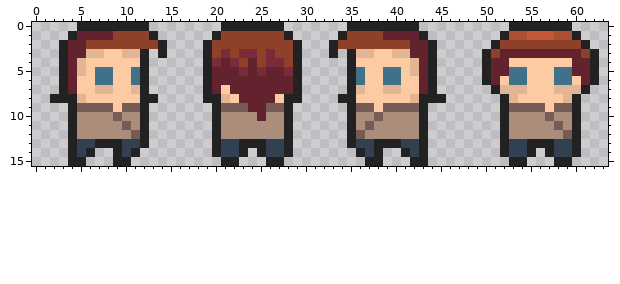
A pixel-art file gets an edit: Assets/Assets/Character Models/MaybePlayerr/sPlayer_strip4.aseprite. That is the earlier state.
64x16 pixels, 1 frame. Colours within 5 levels of each other are drawn and written as one.
After:
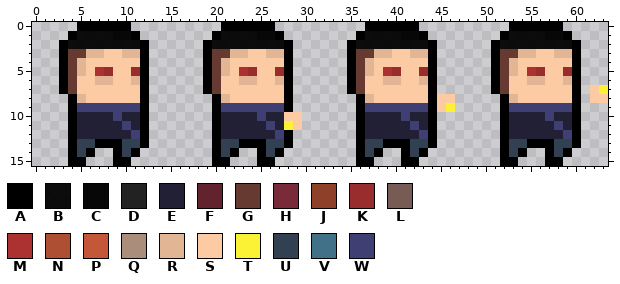
Palette (. is transparent): A #000000  B #070707f9  C #070707  D #222222  E #222034  F #62232f  G #663931  H #792b3a  J #8f4029  K #992c2c  L #775c55  M #ac3232  N #ae4e32  P #c35738  Q #aa8d7a  R #e2b694  S #fccba3  T #fbf236  U #314152  V #417089  W #3f3f74
Diff:
Changed rows in their new state; - is an unchanged pixel.
first column x 2:
 0 ---AAAAAA..--------AAAAAA.-------..AAAAAA----------AAAAAA.----
 1 --ABBBBCCA..------ABBBBCCA.-----..ABBBBCCA--------ABBBBCCA.---
 2 -ABBBBBBBBA..----ABBBBBBBBA.---..ABBBBBBBBA------ABBBBBBBBA.--
 3 -AGG------A-.----AGGRRSSRRA.---.-AGGRRSSRRA-----.AGGRRSSRRA..-
 4 -AG-------A------AGRSSSSSSA.-----AGR----SSA-----.AGR------A..-
 5 -AG--MK--KA------AGRSMKSSKA.-----AGR-MK-SKA-----.AGRSMK-SKA..-
 6 -AG--RR--RA------AGSSRRSSRA.-----AG--RR--RA-----.AGSSRR-SRA..-
 7 -AG--SS--SA------AG-SSSSSSA.-----AG--SS--SA------AGSS---SSA.ST
 8 ..A-------A.-----.A--SSSS-A.----..AR----SSASS-----A------SA-SS
 9 --AWWWWWWWA-------AWWWWWWWA------.AWWWWWWWAST-----AWWWWWWWA---
10 --AEEEEWEEA-------AEEEEWEESS-----.AEEEEWEEA-------AEEEEWEEA---
11 --AEEEEEWEA-------AEEEEEWETS-----.AEEEEEWEA-------AEEEEEWEA---
12 --AEEEEEEWA-------AEEEEEEWA------.AEEEEEEWA-------AEEEEEEWA---
13 --A--AAA--A-------A--AAA--A------.A-UAAA-UA-------A--AAA--A---
14 --A-A--A-A--------A-A.-A-A.-------A-A--A-A--------A-A.-A-A.---
15 --AA---AA---------AA.--AA.--------AA.--AA.--------AA.--AA.----
